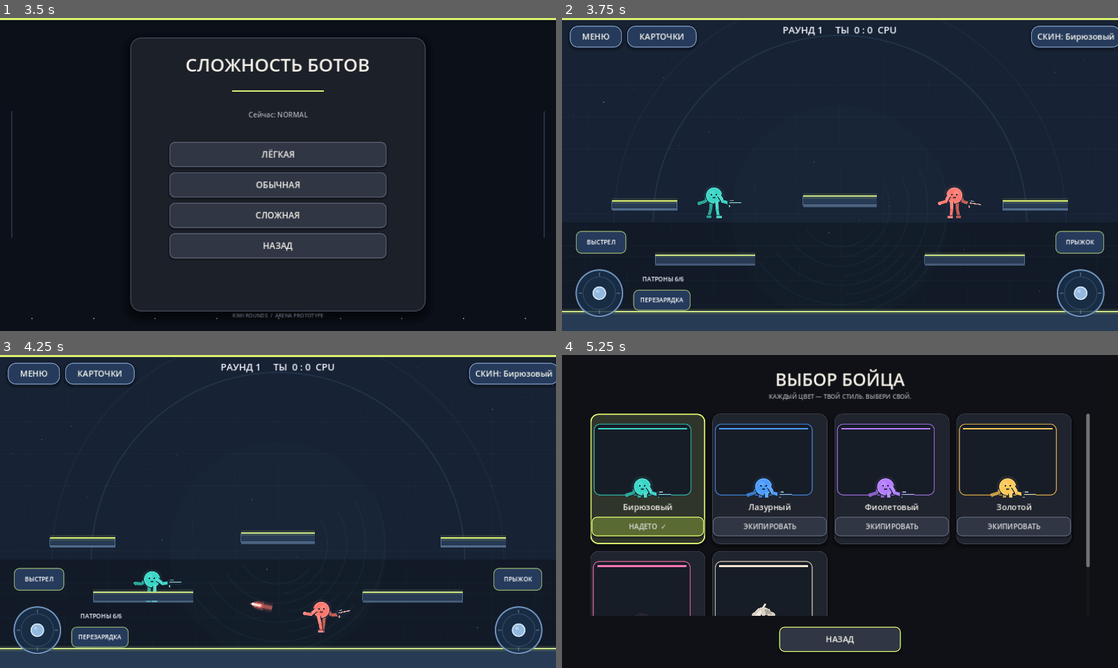
Above: before the commit, frames 1-4 (two rows, left to right).
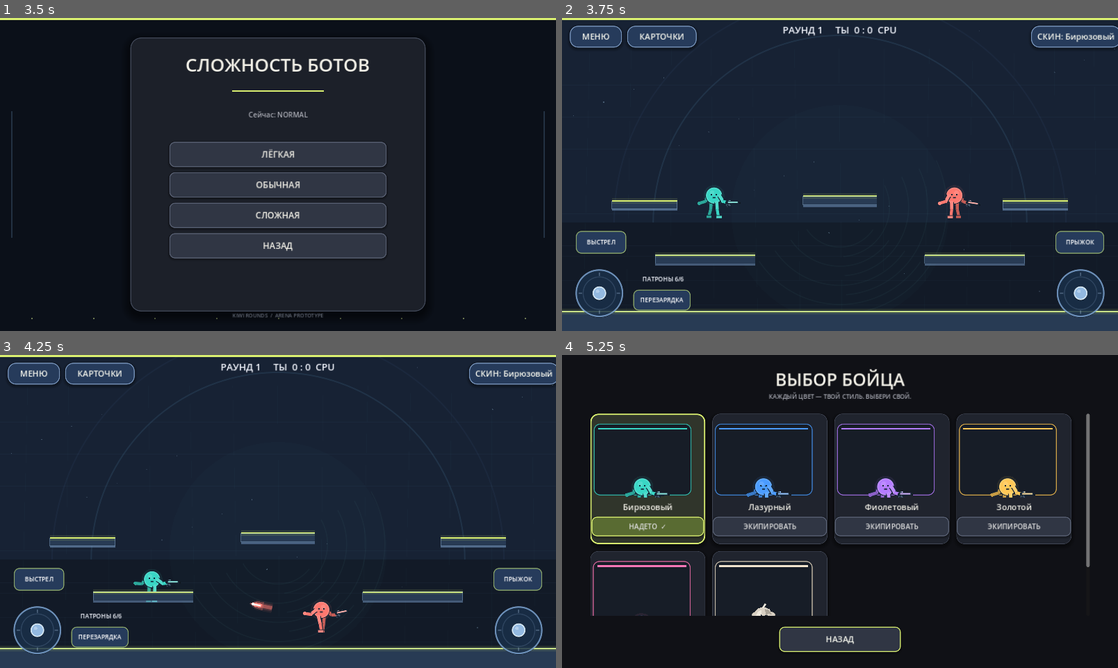
Above: after the commit, the same moments.

Repository: loslam-del/Kiwi-rounds
Game: Godot game, scene res://scenes/main.tscn
Two runs of this game, one before a commit and one after it. Both use one fixed random seed, a clock stepped at 60 frames per second and the inputs below.
Inputs:
- Up to frame 1 (3.5 s): click "ИГРАТЬ" at 0.5 s; click "ОНЛАЙН — ПОЗЖЕ" at 1.25 s; click "НАЗАД" at 2 s; click "ПРОТИВ БОТОВ" at 2.75 s
- Up to frame 2 (3.75 s): click "ЛЁГКАЯ" at 3.5 s
- Up to frame 3 (4.25 s): no input
- Up to frame 4 (5.25 s): click "СКИН: Бирюзовый" at 4.25 s; click "НАДЕТО ✓" at 5 s

Frame 1 is identical in both runs. In frame 2, less than 0.1% of the frame differs, in the area x 29-76%, y 58-61%; in frame 3, less than 0.1%; in frame 4, 0.1%, in the area x 16-86%, y 43-46%.

Commit message:
Redesign hand-held weapon as a compact detailed blaster pistol

Diff:
--- a/scripts/player.gd
+++ b/scripts/player.gd
@@ -538,23 +538,37 @@
     var gun_origin := hand_front + local_aim * 1.5
     draw_set_transform(gun_origin, local_aim.angle(), Vector2.ONE)
     var metal := Color("#202c3b")
+    var metal_light := Color("#53677d")
     var trim := body_color.lightened(0.42)
-    var barrel_len := 24.0 + float(weapon_level) * 3.0
-    draw_circle(Vector2(0,0), 7.0, Color(trim,0.16))
-    draw_rect(Rect2(-5,-5,barrel_len+8,10), outline)
-    draw_rect(Rect2(-4,-3,barrel_len+6,6), metal)
-    draw_rect(Rect2(0,-2,barrel_len+3,2), trim)
-    draw_rect(Rect2(-4,4,8,8), outline)
-    draw_rect(Rect2(-2,5,4,5), trim.darkened(0.18))
-    draw_rect(Rect2(2,-7,7,2), Color("#91a5bb"))
+    var barrel_len := 23.0 + float(weapon_level) * 3.0
+    # A compact sidearm silhouette: slide, muzzle, trigger guard and angled grip.
+    var pistol := PackedVector2Array([
+        Vector2(-7,-5), Vector2(barrel_len-4,-5), Vector2(barrel_len+1,-2),
+        Vector2(barrel_len+1,2), Vector2(2,3), Vector2(0,9),
+        Vector2(-6,9), Vector2(-5,3), Vector2(-9,1), Vector2(-9,-3)
+    ])
+    draw_colored_polygon(pistol,outline)
+    draw_colored_polygon(PackedVector2Array([
+        Vector2(-5,-3),Vector2(barrel_len-4,-3),Vector2(barrel_len-2,0),
+        Vector2(1,1),Vector2(-2,2),Vector2(-6,1)
+    ]),metal)
+    draw_line(Vector2(-3,-2),Vector2(barrel_len-5,-2),trim,1.8,true)
+    draw_rect(Rect2(barrel_len-1,-1.8,3.0,3.6),Color("#101820"))
+    draw_line(Vector2(-4,4),Vector2(-5,8),metal_light,1.4,true)
+    draw_line(Vector2(-7,5),Vector2(-3,5),metal_light,1.2,true)
+    # Trigger guard and trigger are separate so the grip reads as a pistol.
+    draw_arc(Vector2(-1,4),4.0,0.0,PI*0.92,16,outline,2.0,true)
+    draw_line(Vector2(-1,3),Vector2(1,6),metal_light,1.2,true)
+    draw_rect(Rect2(-3,-7,6,2),metal_light)
+    draw_circle(Vector2(1,-6),1.1,trim)
     if weapon_level >= 1:
-        draw_rect(Rect2(6,-8,barrel_len-1,2), trim)
-        draw_circle(Vector2(barrel_len,0), 3.5, Color(trim,0.55))
+        draw_rect(Rect2(5,-8,barrel_len-7,2),trim)
+        draw_circle(Vector2(barrel_len-1,0),3.0,Color(trim,0.5))
     if weapon_level >= 2:
-        draw_rect(Rect2(6,7,barrel_len-7,2), Color("#d8e6f0"))
+        draw_line(Vector2(4,7),Vector2(barrel_len-5,7),Color("#d8e6f0"),1.6,true)
     if weapon_level >= 3:
-        draw_arc(Vector2(8,0), 11.0, -PI*0.75, PI*0.75, 24, trim, 2.0, true)
+        draw_arc(Vector2(8,0),12.0,-PI*0.72,PI*0.72,24,trim,2.0,true)
     if muzzle_flash > 0.0:
         var flash_size := 7.0 + muzzle_flash * 80.0
-        draw_colored_polygon(PackedVector2Array([Vector2(barrel_len+2,0),Vector2(barrel_len+flash_size,-flash_size*0.4),Vector2(barrel_len+flash_size*0.55,0),Vector2(barrel_len+flash_size,flash_size*0.4)]),Color("#fff0a8",0.9))
+        draw_colored_polygon(PackedVector2Array([Vector2(barrel_len+1,0),Vector2(barrel_len+flash_size,-flash_size*0.4),Vector2(barrel_len+flash_size*0.55,0),Vector2(barrel_len+flash_size,flash_size*0.4)]),Color("#fff0a8",0.9))
     draw_set_transform(Vector2.ZERO,0.0,Vector2.ONE)
